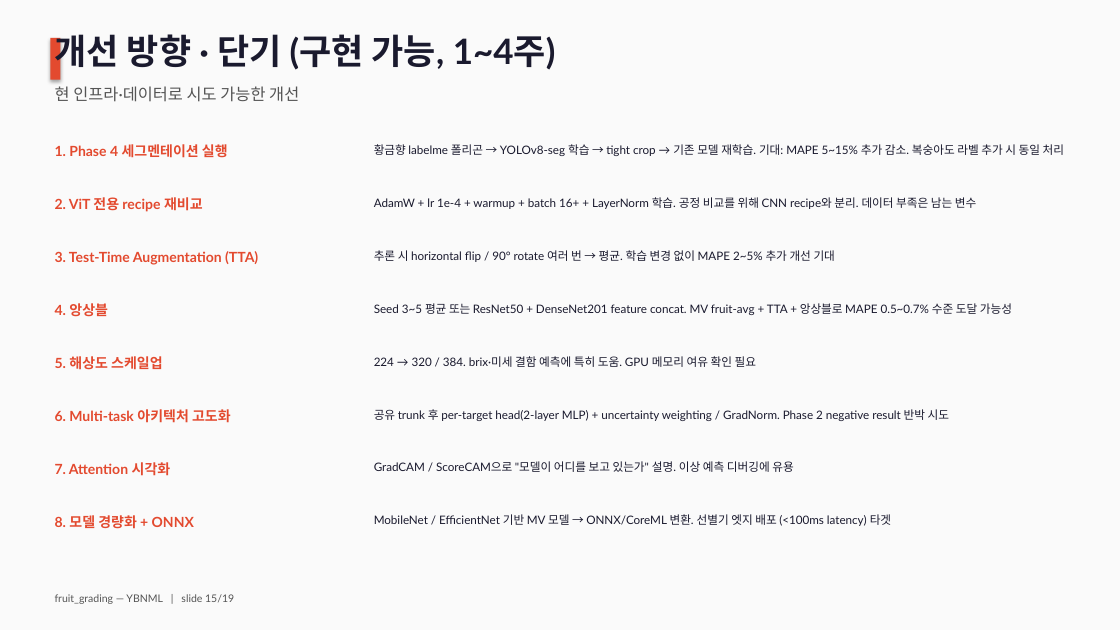
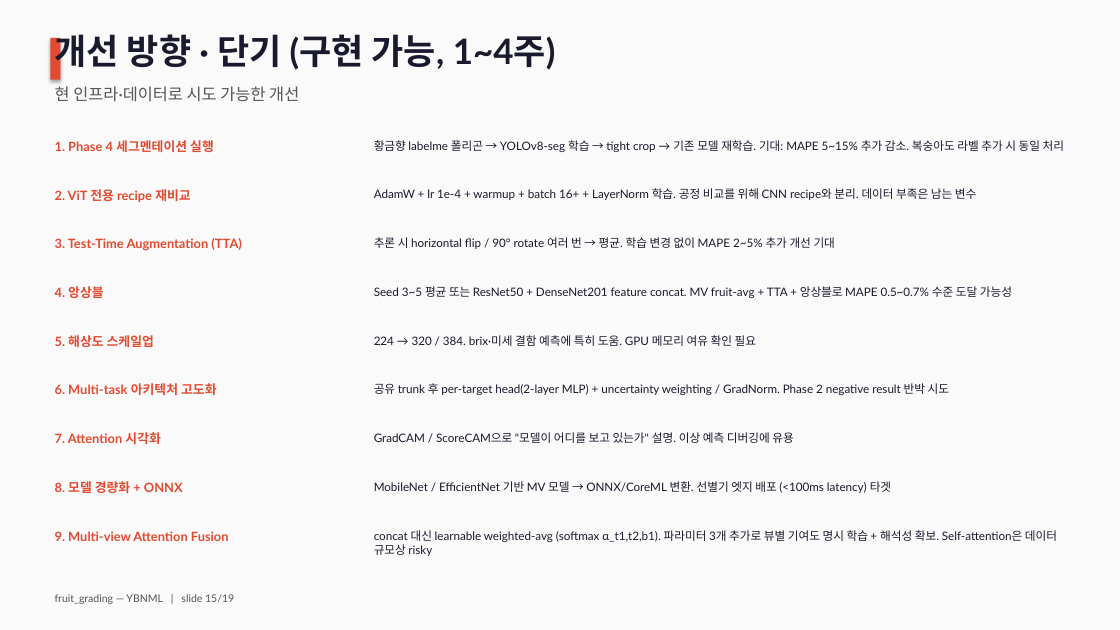
Before and after one commit to YBNML/fruit_grading, a slide deck: slide 15 of fruit_grading_summary.pptx. Drawn at 1120x630 pixels with LibreOffice and Linux fonts; fonts in the diff are those of the drawing. Boxes give left, top, right and bottom in pixels: in the first picture for what was removed or moved away, otherwise in the second. Text is boxed around its words. In the diff, an @@ line names an element or a change of style, - is before the commit and + after.

```diff
--- a/fruit_grading_summary.pptx
+++ b/fruit_grading_summary.pptx
@@ text "황금향 labelme 폴리곤 → YOLOv8-seg ...": place and size @@
-text "황금향 labelme 폴리곤 → YOLOv8-seg ..." at [374, 144, 1064, 156]
+text "황금향 labelme 폴리곤 → YOLOv8-seg ..." at [374, 140, 1064, 152]
@@ text "2. ViT 전용 recipe 재비교": place and size @@
-text "2. ViT 전용 recipe 재비교" at [55, 197, 203, 212]
+text "2. ViT 전용 recipe 재비교" at [55, 189, 190, 202]
@@ text "AdamW + lr 1e-4 + ...": place and size @@
-text "AdamW + lr 1e-4 + ..." at [374, 197, 976, 209]
+text "AdamW + lr 1e-4 + ..." at [374, 188, 976, 200]
@@ 3 texts: place and size @@
-3 texts at [55, 250, 835, 317]
+3 texts at [55, 237, 835, 298]
@@ text "Seed 3~5 평균 또는 ResNet50 ...": place and size @@
-text "Seed 3~5 평균 또는 ResNet50 ..." at [374, 303, 1012, 315]
+text "Seed 3~5 평균 또는 ResNet50 ..." at [374, 286, 1012, 298]
@@ text "5. 해상도 스케일업": place and size @@
-text "5. 해상도 스케일업" at [55, 356, 162, 370]
+text "5. 해상도 스케일업" at [55, 335, 154, 347]
@@ text "224 → 320 / 384. ...": place and size @@
-text "224 → 320 / 384. ..." at [374, 356, 756, 367]
+text "224 → 320 / 384. ..." at [374, 335, 756, 346]
@@ text "6. Multi-task 아키텍처 고도화": place and size @@
-text "6. Multi-task 아키텍처 고도화" at [55, 409, 231, 423]
+text "6. Multi-task 아키텍처 고도화" at [55, 383, 216, 395]
@@ text "공유 trunk 후 per-target head(2-layer ...": place and size @@
-text "공유 trunk 후 per-target head(2-layer ..." at [374, 409, 949, 421]
+text "공유 trunk 후 per-target head(2-layer ..." at [374, 383, 949, 395]
@@ text "7. Attention 시각화": place and size @@
-text "7. Attention 시각화" at [55, 462, 171, 476]
+text "7. Attention 시각화" at [55, 432, 160, 444]
@@ text "GradCAM / ScoreCAM으로 "모델이 어디를 ...": place and size @@
-text "GradCAM / ScoreCAM으로 "모델이 어디를 ..." at [374, 461, 793, 472]
+text "GradCAM / ScoreCAM으로 "모델이 어디를 ..." at [374, 432, 793, 443]
@@ size 12 to 11 pt in 8 elements at [55, 140, 214, 152], [55, 189, 190, 202], [55, 238, 242, 251], [55, 286, 103, 298], [55, 335, 154, 347], [55, 383, 216, 395], [55, 432, 160, 444], [55, 481, 183, 493] @@
@@ text "8. 모델 경량화 + ONNX": place and size @@
-text "8. 모델 경량화 + ONNX" at [55, 515, 194, 529]
+text "8. 모델 경량화 + ONNX" at [55, 481, 183, 493]
@@ text "MobileNet / EfficientNet 기반 MV ...": place and size @@
-text "MobileNet / EfficientNet 기반 MV ..." at [374, 514, 891, 526]
+text "MobileNet / EfficientNet 기반 MV ..." at [374, 481, 891, 493]
@@ text added at [55, 531, 229, 541], 11 pt, text #E34A2F, bold @@
+9. Multi-view Attention Fusion
@@ text added at [374, 530, 1057, 556], 10 pt, text #1A1A2E @@
+concat 대신 learnable weighted-avg (softmax α_t1,t2,b1). 파라미터 3개 추가로 뷰별 기여도 명시 학습 + 해석성 확보. Self-attention은 데이터 규모상 risky
```
Also in this commit, not shown: 1 other slide changed, 2 other files.
